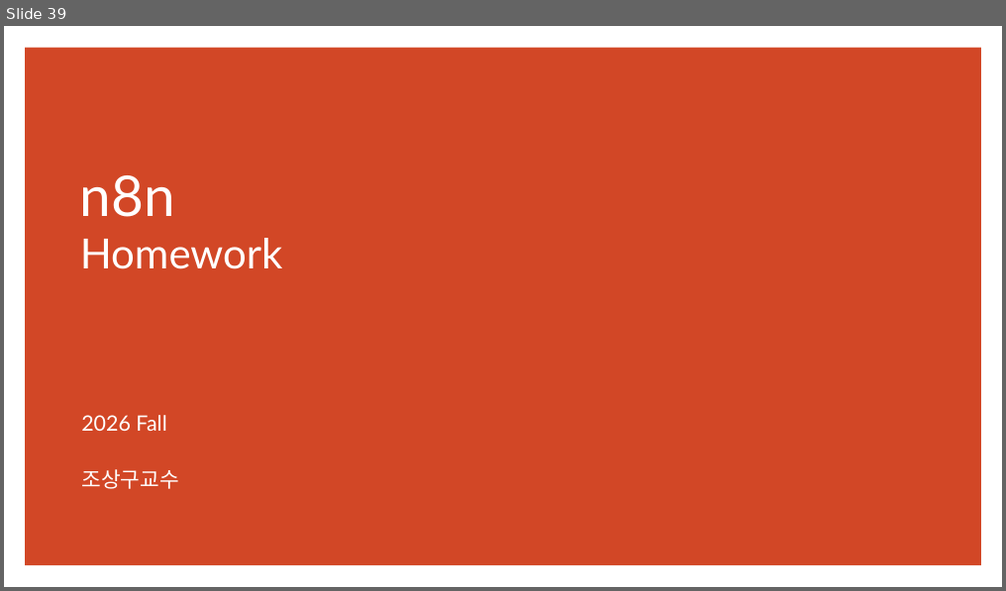
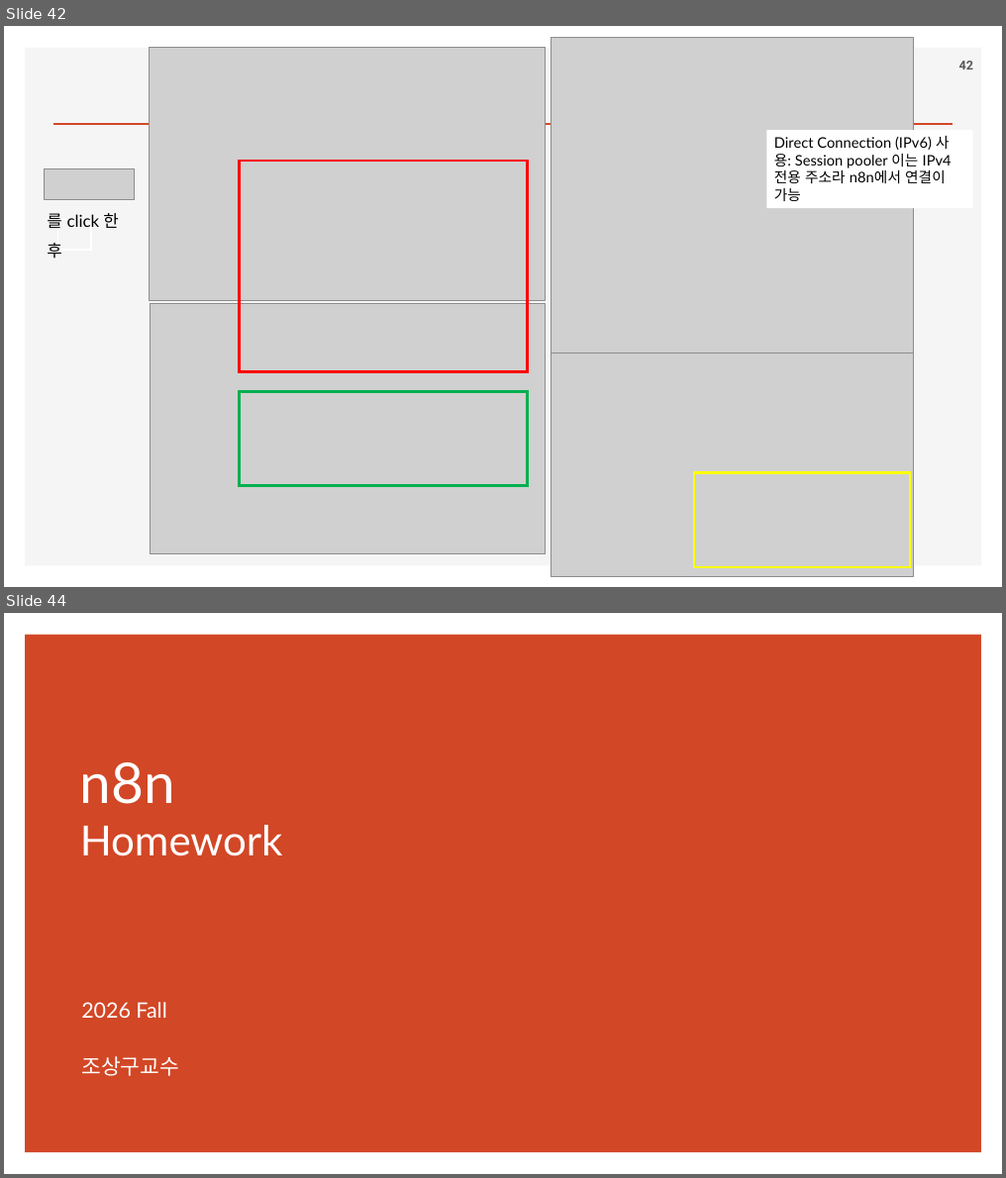
Before and after one commit to ancestor9/2026_Fall_Learning-Langchain-AI-Agent, a slide deck: PPTs/04_AI Workflow_n8n.pptx. Shown one above the other, each under a label of ours: slide 39 before the commit, slides 42 and 44 after it; the slides between them are not shown. The pictures are 1006x591 and 1006x1178 pixels, drawn with LibreOffice and Linux fonts; fonts in the diff are those of the drawing; grey boxes stand for pictures; background and template pictures are left out. Boxes give left, top, right and bottom in pixels: in the first picture for what was removed or moved away, otherwise in the second. Text is boxed around its words. In the diff, an @@ line names an element or a change of style, - is before the commit and + after.

```diff
--- a/PPTs/04_AI Workflow_n8n.pptx
+++ b/PPTs/04_AI Workflow_n8n.pptx
@@ slide 42 added at (4,26,1002,587), background #FFFFFF @@
@@ rectangle added at (25,48,982,567), fill #F5F5F5 @@
@@ picture added at (150,47,546,301) @@
@@ picture added at (550,37,914,358) @@
@@ page number added at (959,61,973,70), 12 pt, text #595959, bold @@
+42
@@ line added from (54, 124) to (952, 124), #D24726 2 pt @@
@@ rectangle added at (767,130,973,208), fill #FFFFFF, 14 pt, text #000000 @@
+Direct Connection (IPv6) 사용: Session pooler 이는 IPv4 전용 주소라 n8n에서 연결이 가능
@@ picture added at (44,169,135,199) @@
@@ rectangle added at (239,161,528,372), outline #FF0000 2.25 pt @@
@@ text added at (47,213,118,259), 16 pt, text #000000 @@
+를 click 한 후
@@ rectangle added at (57,220,91,250), outline #FFFFFF 1.5 pt @@
@@ picture added at (150,304,545,555) @@
@@ picture added at (550,354,914,577) @@
@@ rectangle added at (239,392,528,485), outline #00B050 2.25 pt @@
@@ rectangle added at (694,472,910,568), outline #FFFF00 2.25 pt @@
@@ what was slide 39 is now slide 44 @@
```
Also in this commit, not shown: 1 slide changed, 5 other slides added, 1 slide removed.
